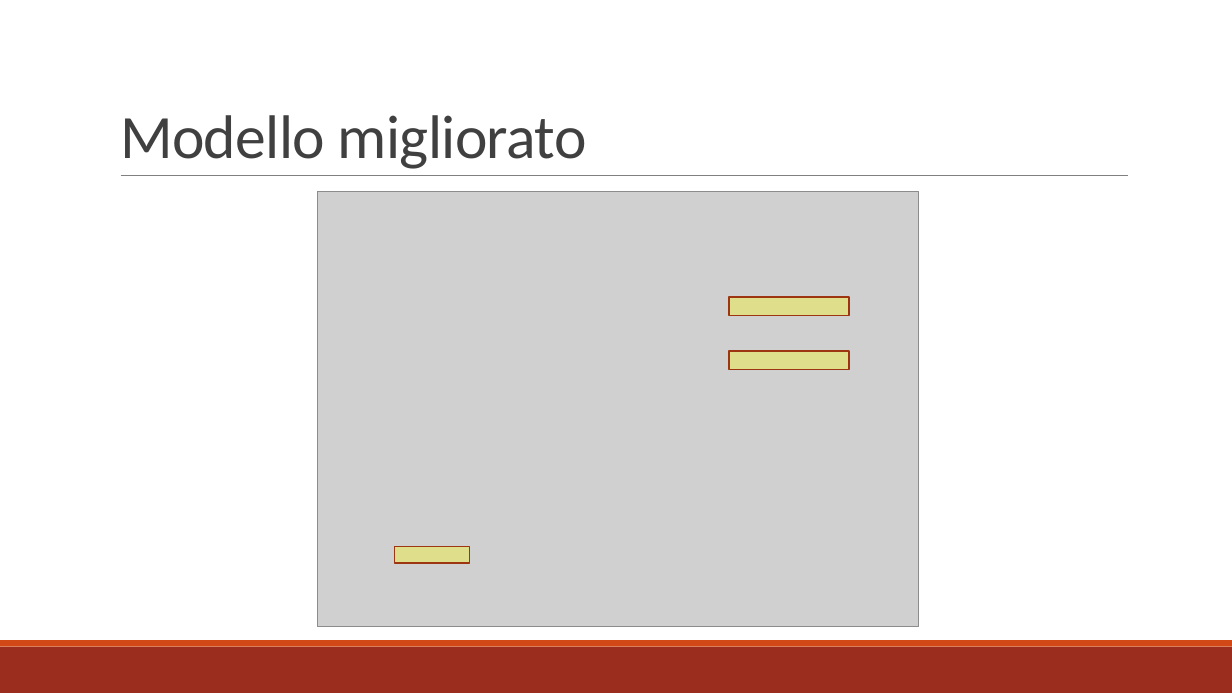
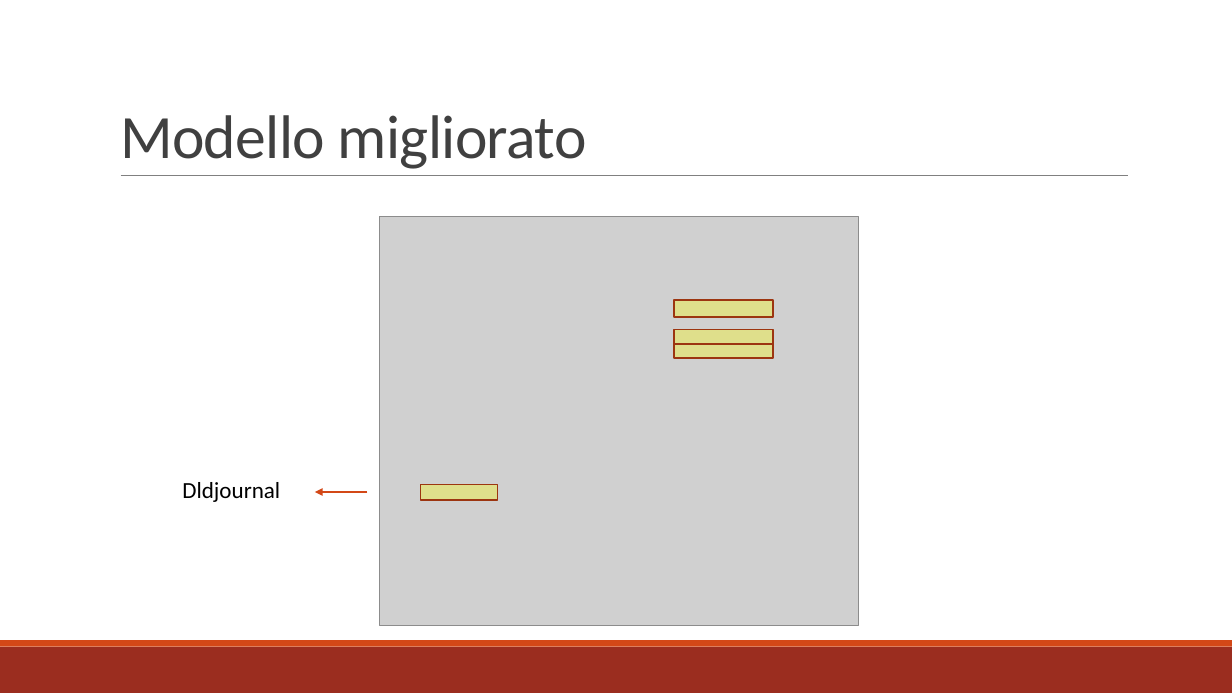
Before and after one commit to alghul96/AnalisiCdS, a slide deck: slide 19 of 2017-5 - 10 gruppo 8.pptx. Drawn at 1232x693 pixels with LibreOffice and Linux fonts; fonts in the diff are those of the drawing; grey boxes stand for pictures. Boxes give left, top, right and bottom in pixels: in the first picture for what was removed or moved away, otherwise in the second. Text is boxed around its words. In the diff, an @@ line names an element or a change of style, - is before the commit and + after.

```diff
--- a/2017-5 - 10 gruppo 8.pptx
+++ b/2017-5 - 10 gruppo 8.pptx
@@ picture resized from (x1=318, y1=191, x2=919, y2=627) to (x1=380, y1=217, x2=859, y2=627) @@
@@ rectangle resized from (x1=729, y1=297, x2=849, y2=315) to (x1=674, y1=300, x2=773, y2=317) @@
@@ rectangle resized from (x1=729, y1=351, x2=849, y2=370) to (x1=674, y1=330, x2=773, y2=345) @@
@@ rectangle resized from (x1=395, y1=547, x2=470, y2=564) to (x1=674, y1=344, x2=773, y2=358) @@
@@ text added at (x1=182, y1=482, x2=280, y2=502), 18 pt, text #000000 @@
+Dldjournal
@@ arrow added from (368, 493) to (315, 493), #D34817 1 pt @@
@@ rectangle added at (x1=421, y1=484, x2=497, y2=500), fill #FFFF00 at 33% opacity, outline #9C3511 1.25 pt @@
```
Also in this commit, not shown: 3 other files.
